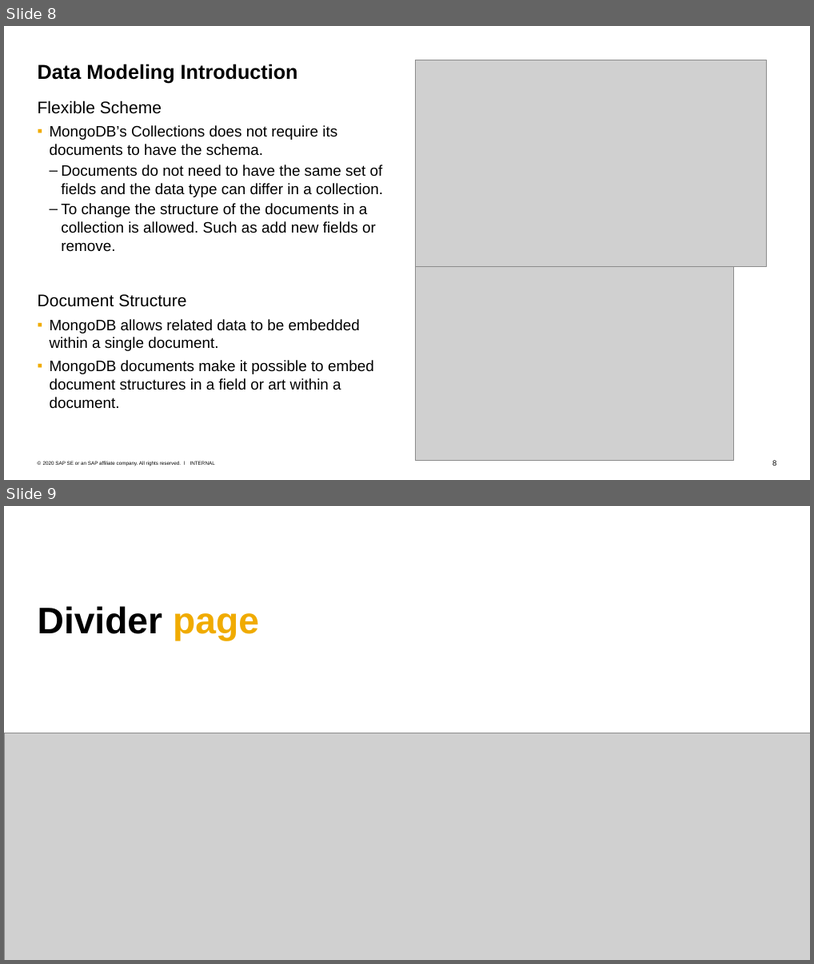
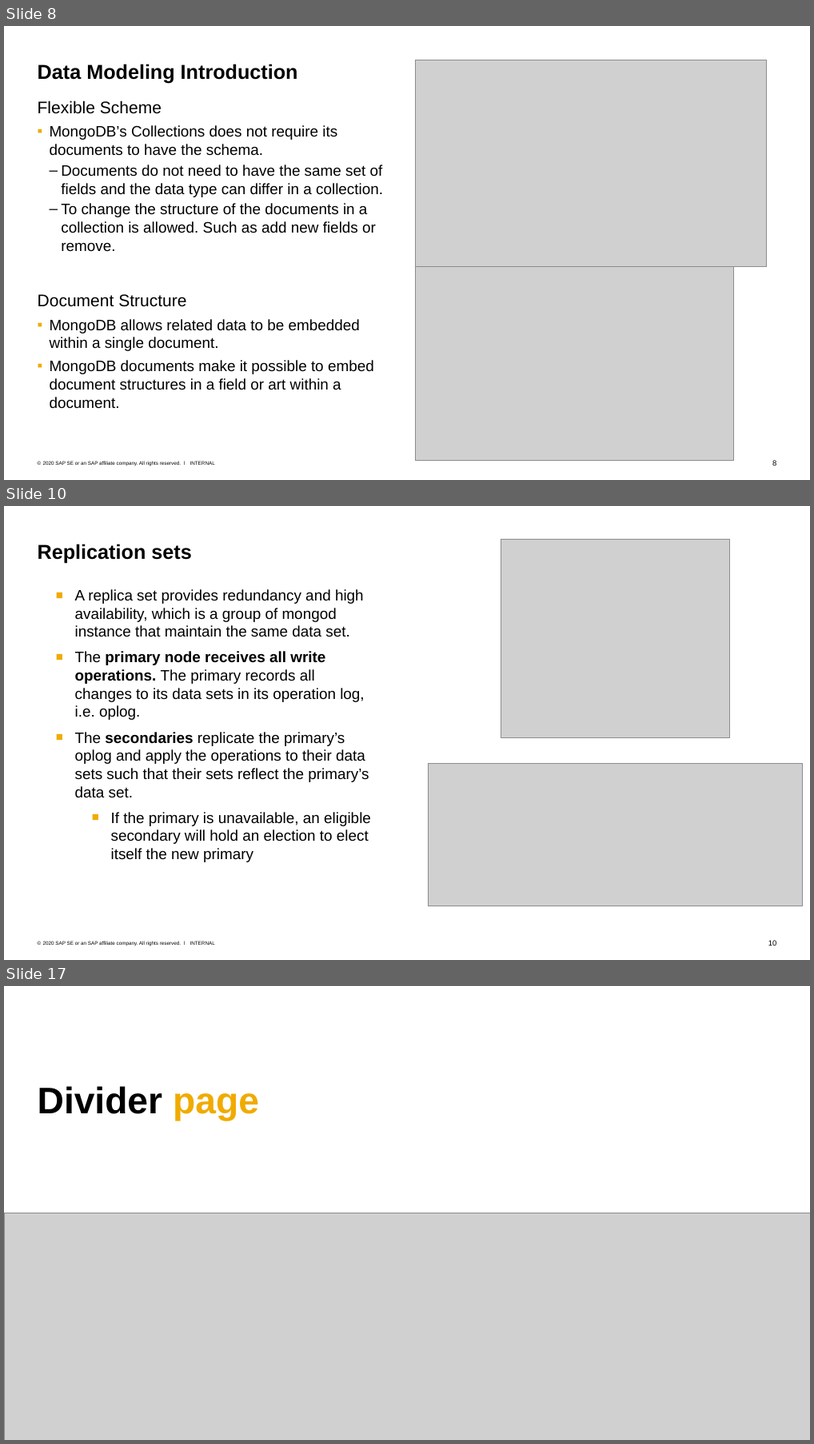
Before and after one commit to Voidkai/Survey_on_NoSQL, a slide deck: NoSQL/The_survey_on_MongoDB.pptx. Shown one above the other, each under a label of ours: slides 8 and 9 before the commit, slides 8, 10 and 17 after it; the slides between them are not shown. The pictures are 814x964 and 814x1444 pixels, drawn with LibreOffice and Linux fonts; fonts in the diff are those of the drawing; grey boxes stand for pictures. Boxes give left, top, right and bottom in pixels: in the first picture for what was removed or moved away, otherwise in the second. Text is boxed around its words. In the diff, an @@ line names an element or a change of style, - is before the commit and + after.

```diff
--- a/NoSQL/The_survey_on_MongoDB.pptx
+++ b/NoSQL/The_survey_on_MongoDB.pptx
@@ slide 10 added at (x1=4, y1=506, x2=810, y2=960), background #FFFFFF; not listed: 3 template elements that a slide beside it also shows @@
@@ title added at (x1=38, y1=544, x2=191, y2=564), 24 pt, text #000000, bold @@
+Replication sets
@@ picture added at (x1=501, y1=540, x2=730, y2=737) @@
@@ text added at (x1=75, y1=589, x2=371, y2=862), 18 pt, text #000000 @@
+■ A replica set provides redundancy and high availability, which is a group of mongod instance that maintain the same data set.
+■ The primary node receives all write operations. The primary records all changes to its data sets in its operation log, i.e. oplog.
+■ The secondaries replicate the primary’s oplog and apply the operations to their data sets such that their sets reflect the primary’s data set.
+  ■ If the primary is unavailable, an eligible secondary will hold an election to elect itself the new primary
@@ picture added at (x1=428, y1=763, x2=802, y2=905) @@
@@ what was slide 9 is now slide 17 @@
```
Also in this commit, not shown: 1 slide changed, 7 other slides added.
